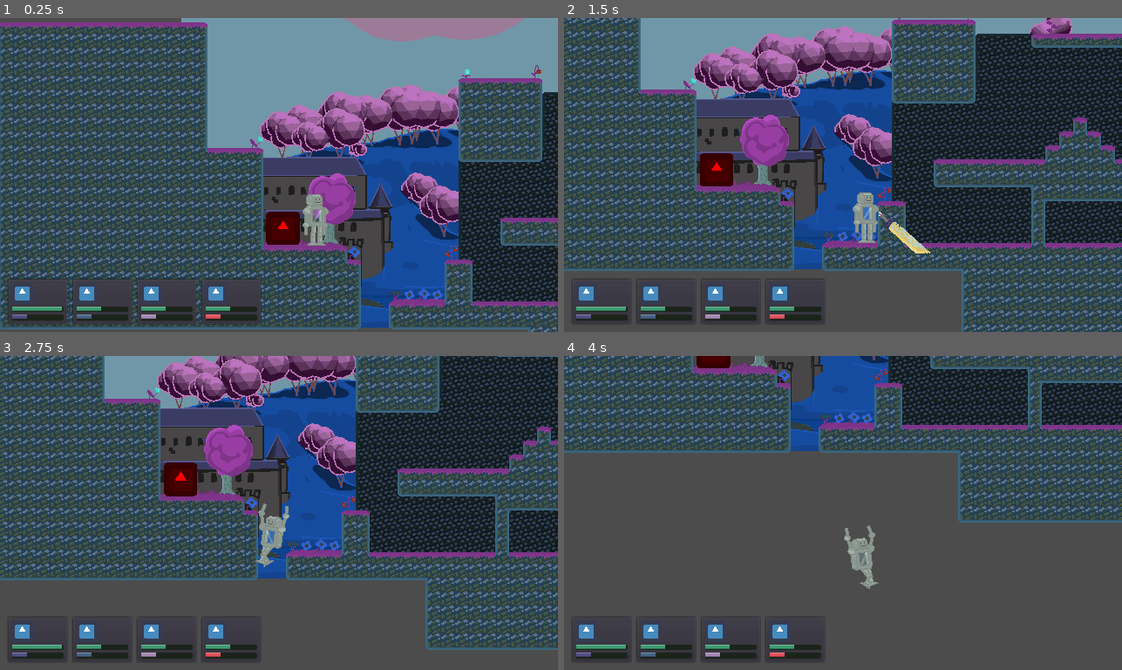
Above: before the commit, frames 1-4 (two rows, left to right).
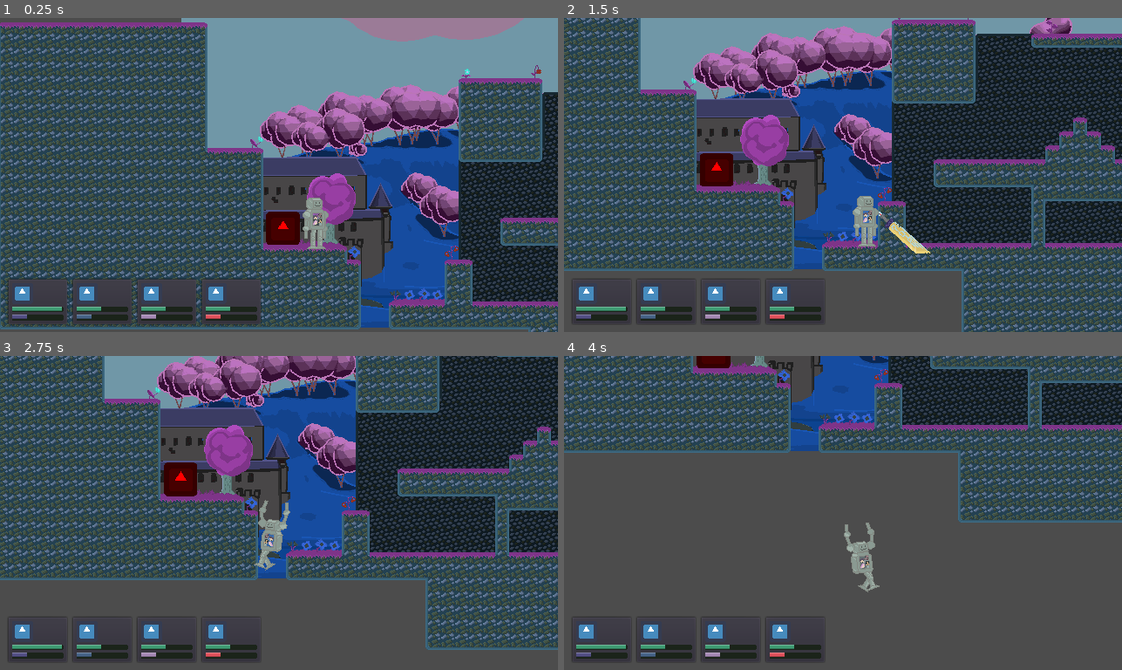
Above: after the commit, the same moments.

Repository: Cosebdd/CosmoDream
Game: Godot game, scene res://world/World.tscn
Same seed, same stepped clock (60 frames per second), same inputs: the game is played once before the commit and once after it. The engine's default icon, where the game draws it, is replaced by a stand-in: a white triangle on a blue panel in a dark square.
Inputs:
- Up to frame 1 (0.25 s): no input
- Up to frame 2 (1.5 s): hold Right (move_right) from 0.53 s (still down); tap F (base_attack) at 0.6, 1.35 s; tap Space (jump) at 0.77 s
- Up to frame 3 (2.75 s): tap Space (jump) at 1.52 s; release Right (move_right) at 2.03 s; hold Left (move_left) from 2.03 s (still down); tap F (base_attack) at 2.1 s
- Up to frame 4 (4 s): release Left (move_left) at 2.78 s; hold Right (move_right) from 2.78 s (still down); tap F (base_attack) at 2.85, 3.6 s; tap Space (jump) at 3.02, 3.77 s

The runs differ from the first frame. In frame 1, 0.2% of the frame differs, in the area x 54-59%, y 56-74%; in frame 2, 0.2%; in frame 3, 0.3%, in the area x 45-53%, y 45-69%; in frame 4, 0.3%.

Commit message:
Addead small player heads into the robot

Diff:
--- a/kinematic-objects/player/Player.tscn
+++ b/kinematic-objects/player/Player.tscn
@@ -1,9 +1,10 @@
-[gd_scene load_steps=10 format=2]
+[gd_scene load_steps=11 format=2]
 
 [ext_resource path="res://sword/Sword.tscn" type="PackedScene" id=1]
 [ext_resource path="res://kinematic-objects/player/Player.gd" type="Script" id=2]
 [ext_resource path="res://abilities/ability-system/AbilitySystem.tscn" type="PackedScene" id=3]
 [ext_resource path="res://assets/player/PlayerAtlas.png" type="Texture" id=4]
+[ext_resource path="res://assets/player/SmallHeads/SmallHeadsAtlas.png" type="Texture" id=5]
 
 [sub_resource type="Animation" id=4]
 resource_name = "Idle"
@@ -984,6 +985,7 @@
 [node name="Body" type="Node2D" parent="."]
 
 [node name="Polygons" type="Node2D" parent="Body"]
+position = Vector2( 0, 4 )
 __meta__ = {
 "_edit_group_": true
 }
@@ -1051,6 +1053,38 @@
 polygon = PoolVector2Array( 3, 15, 2, 16, 0, 19, 0, 37, 1, 38, 3, 39, 22, 39, 24, 37, 24, 20, 23, 18, 22, 16, 21, 15 )
 uv = PoolVector2Array( 3, 15, 2, 16, 0, 19, 0, 37, 1, 38, 3, 39, 22, 39, 24, 37, 24, 20, 23, 18, 22, 16, 21, 15 )
 bones = [ "Torso", PoolRealArray( 1, 1, 1, 1, 1, 1, 1, 1, 1, 1, 1, 1 ), "Torso/LegL", PoolRealArray( 0, 0, 0, 0, 0, 0,  …(602 unchanged characters)…
+
+[node name="Jill" type="Polygon2D" parent="Body/Polygons/Torso"]
+position = Vector2( 10, 28 )
+texture = ExtResource( 5 )
+skeleton = NodePath("../../../Skeleton2D")
+polygon = PoolVector2Array( 0, 0, 5, 0, 5, 5, 0, 5 )
+uv = PoolVector2Array( 0, 0, 5, 0, 5, 5, 0, 5 )
+bones = [ "Torso", PoolRealArray( 1, 1, 1, 1 ), "Torso/LegL", PoolRealArray( 0, 0, 0, 0 ), "Torso/LegL/FootL", PoolRealArray( 0, 0, 0, 0 ), "Torso/Head", PoolRealArray( 0, 0, 0, 0 ), "Torso/ShoulderR", PoolRealArray( 0, 0, 0, 0 ), "Torso/ShoulderR/WristR", PoolRealArray( 0, 0, 0, 0 ), "Torso/ShoulderL", PoolRealArray( 0, 0, 0, 0 ), "Torso/ShoulderL/WristL", PoolRealArray( 0, 0, 0, 0 ), "Torso/LegR", PoolRealArray( 0, 0, 0, 0 ), "Torso/LegR/FootR", PoolRealArray( 0, 0, 0, 0 ) ]
+
+[node name="Jojo" type="Polygon2D" parent="Body/Polygons/Torso"]
+position = Vector2( 10, 26 )
+texture = ExtResource( 5 )
+skeleton = NodePath("../../../Skeleton2D")
+polygon = PoolVector2Array( 5, 0, 10, 0, 10, 5, 5, 5 )
+uv = PoolVector2Array( 5, 0, 10, 0, 10, 5, 5, 5 )
+bones = [ "Torso", PoolRealArray( 1, 1, 1, 1 ), "Torso/LegL", PoolRealArray( 0, 0, 0, 0 ), "Torso/LegL/FootL", PoolRealArray( 0, 0, 0, 0 ), "Torso/Head", PoolRealArray( 0, 0, 0, 0 ), "Torso/ShoulderR", PoolRealArray( 0, 0, 0, 0 ), "Torso/ShoulderR/WristR", PoolRealArray( 0, 0, 0, 0 ), "Torso/ShoulderL", PoolRealArray( 0, 0, 0, 0 ), "Torso/ShoulderL/WristL", PoolRealArray( 0, 0, 0, 0 ), "Torso/LegR", PoolRealArray( 0, 0, 0, 0 ), "Torso/LegR/FootR", PoolRealArray( 0, 0, 0, 0 ) ]
+
+[node name="Atlas" type="Polygon2D" parent="Body/Polygons/Torso"]
+position = Vector2( 10, 17 )
+texture = ExtResource( 5 )
+skeleton = NodePath("../../../Skeleton2D")
+polygon = PoolVector2Array( 0, 5, 5, 5, 5, 10, 0, 10 )
+uv = PoolVector2Array( 0, 5, 5, 5, 5, 10, 0, 10 )
+bones = [ "Torso", PoolRealArray( 1, 1, 1, 1 ), "Torso/LegL", PoolRealArray( 0, 0, 0, 0 ), "Torso/LegL/FootL", PoolRealArray( 0, 0, 0, 0 ), "Torso/Head", PoolRealArray( 0, 0, 0, 0 ), "Torso/ShoulderR", PoolRealArray( 0, 0, 0, 0 ), "Torso/ShoulderR/WristR", PoolRealArray( 0, 0, 0, 0 ), "Torso/ShoulderL", PoolRealArray( 0, 0, 0, 0 ), "Torso/ShoulderL/WristL", PoolRealArray( 0, 0, 0, 0 ), "Torso/LegR", PoolRealArray( 0, 0, 0, 0 ), "Torso/LegR/FootR", PoolRealArray( 0, 0, 0, 0 ) ]
+
+[node name="CaptBolt" type="Polygon2D" parent="Body/Polygons/Torso"]
+position = Vector2( 10, 15 )
+texture = ExtResource( 5 )
+skeleton = NodePath("../../../Skeleton2D")
+polygon = PoolVector2Array( 5, 5, 10, 5, 10, 10, 5, 10 )
+uv = PoolVector2Array( 5, 5, 10, 5, 10, 10, 5, 10 )
+bones = [ "Torso", PoolRealArray( 1, 1, 1, 1 ), "Torso/LegL", PoolRealArray( 0, 0, 0, 0 ), "Torso/LegL/FootL", PoolRealArray( 0, 0, 0, 0 ), "Torso/Head", PoolRealArray( 0, 0, 0, 0 ), "Torso/ShoulderR", PoolRealArray( 0, 0, 0, 0 ), "Torso/ShoulderR/WristR", PoolRealArray( 0, 0, 0, 0 ), "Torso/ShoulderL", PoolRealArray( 0, 0, 0, 0 ), "Torso/ShoulderL/WristL", PoolRealArray( 0, 0, 0, 0 ), "Torso/LegR", PoolRealArray( 0, 0, 0, 0 ), "Torso/LegR/FootR", PoolRealArray( 0, 0, 0, 0 ) ]
 
 [node name="TorsoGlass" type="Polygon2D" parent="Body/Polygons/Torso"]
 position = Vector2( 9, -20 )
Binary file added: assets/player/SmallHeads/SmallHeadsAtlas.png
Not shown, added: assets/player/SmallHeads/SmallHeadsAtlas.png.import
